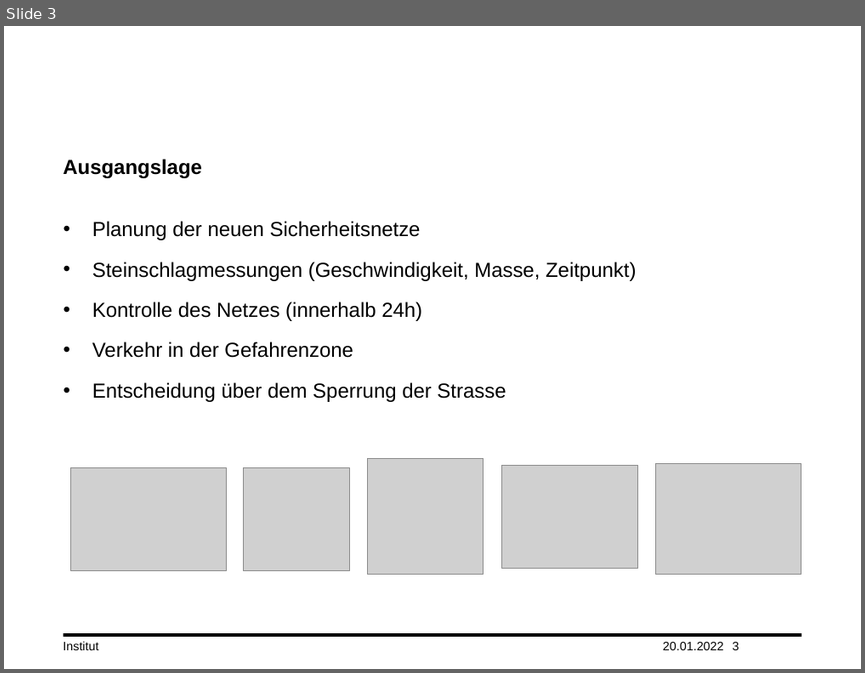
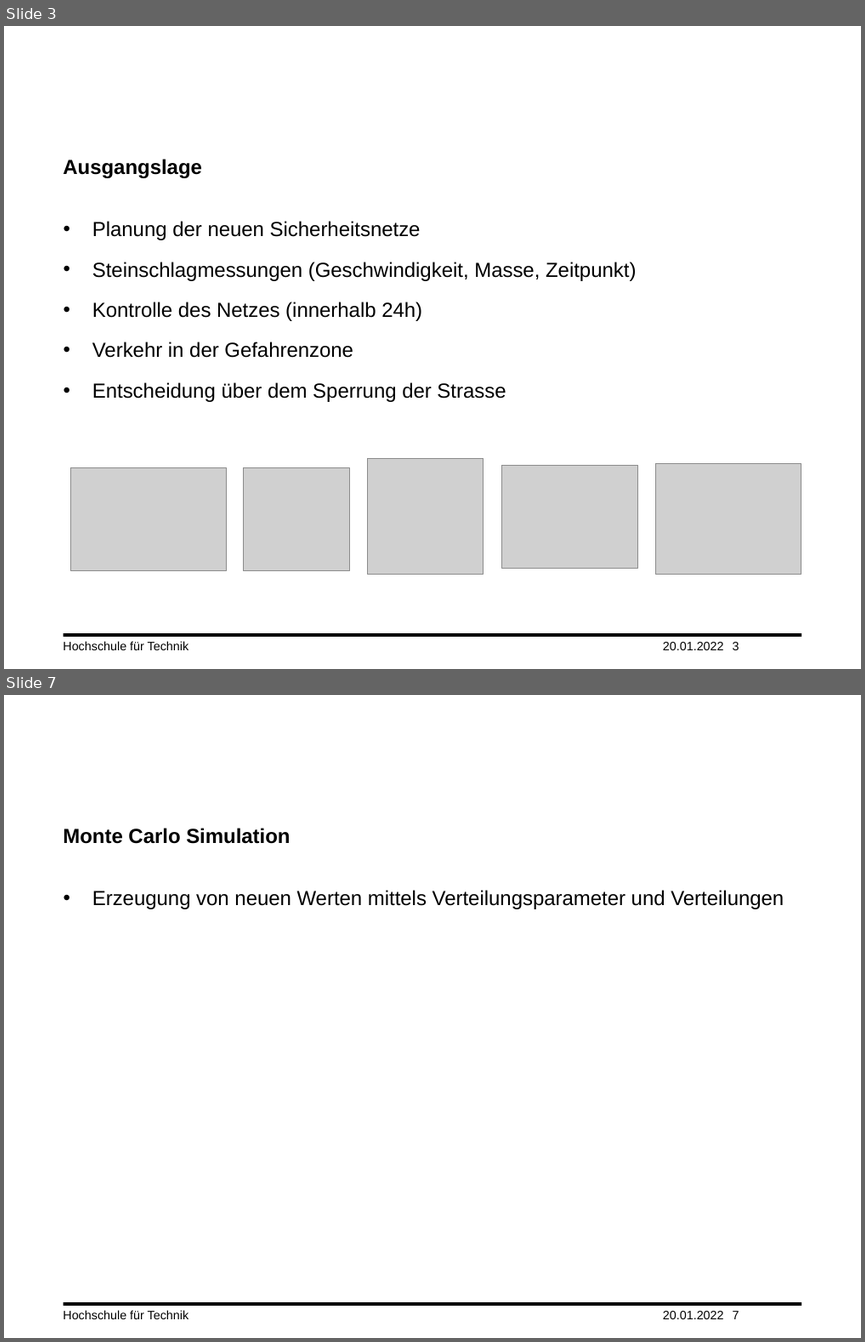
Before and after one commit to tmandelz/Steinschlag-Wahrscheinlichkeit, a slide deck: Präsentation/Vorgehen.pptx. Shown one above the other, each under a label of ours: slide 3 before the commit, slides 3 and 7 after it; the slides between them are not shown. The pictures are 865x673 and 865x1342 pixels, drawn with LibreOffice and Linux fonts; fonts in the diff are those of the drawing; grey boxes stand for pictures; background and template pictures are left out. Boxes give left, top, right and bottom in pixels: in the first picture for what was removed or moved away, otherwise in the second. Text is boxed around its words. In the diff, an @@ line names an element or a change of style, - is before the commit and + after.

```diff
--- a/Präsentation/Vorgehen.pptx
+++ b/Präsentation/Vorgehen.pptx
@@ slide 7 added at (x1=4, y1=695, x2=861, y2=1338), background #FFFFFF; not listed: 1 template element that a slide beside it also shows @@
@@ title added at (x1=63, y1=828, x2=290, y2=844), 18.9 pt, text #000000, bold @@
+Monte Carlo Simulation
@@ text added at (x1=92, y1=890, x2=783, y2=909), 18.9 pt, text #000000 @@
+• Erzeugung von neuen Werten mittels Verteilungsparameter und Verteilungen
@@ text added at (x1=63, y1=1310, x2=189, y2=1319), 11.3 pt, text #000000 @@
+Hochschule für Technik
@@ text added at (x1=663, y1=1310, x2=724, y2=1319), 11.3 pt, text #000000 @@
+20.01.2022
@@ page number added at (x1=732, y1=1310, x2=739, y2=1319), 11.3 pt, text #000000 @@
+7
@@ slide 3 changed as well @@
@@ text at (x1=63, y1=641, x2=189, y2=650): text changed @@
-Institut
+Hochschule für Technik
```
Also in this commit, not shown: 3 other slides changed, 6 other slides added, 1 slide removed.
